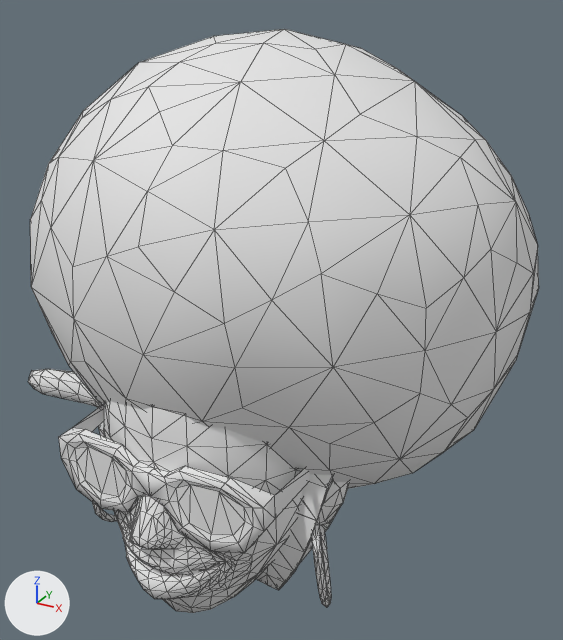
The Blender file assets/avatar2/avatar2.blend, before and after one commit.
Before and after are seen from a camera (50 mm lens) standing at (0.428, -0.634, 0.496) and looking at (0.03, 0.089, 0.135). Lighting does not change. The marker at lower left points along +X, +Y and +Z. Mesh edges are drawn as thin lines.

In view in the first picture: 'handLeft', 'handRight', 'head'.
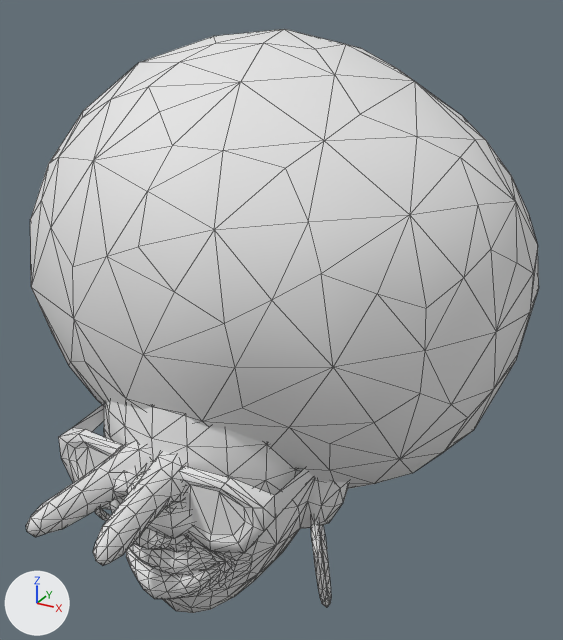
The newer file is also turned or shifted as a whole; pictures and numbers use the older file's frame.

Changed parts and their boxes (x1, y1, x2, y2) in the pictures (563 x 640 px):
'handLeft', turned, rescaled: before (28, 369, 337, 590); after (93, 451, 188, 566)
'handRight', turned: before (99, 421, 338, 571); after (26, 442, 193, 552)

The edits, one by one:
Object 'handRight' (ob_handright) turns from (90, 0, 0) to (90, 0, 90) degrees about x, y and z.
Object 'handLeft' (ob_handleft) turns from (90, 0, 0) to (-90, 0, -90) degrees about x, y and z.
Object 'handLeft' (ob_handleft) is rescaled from (1.0, 1.0, -1.0) to (-1.0, -1.0, -1.0).
